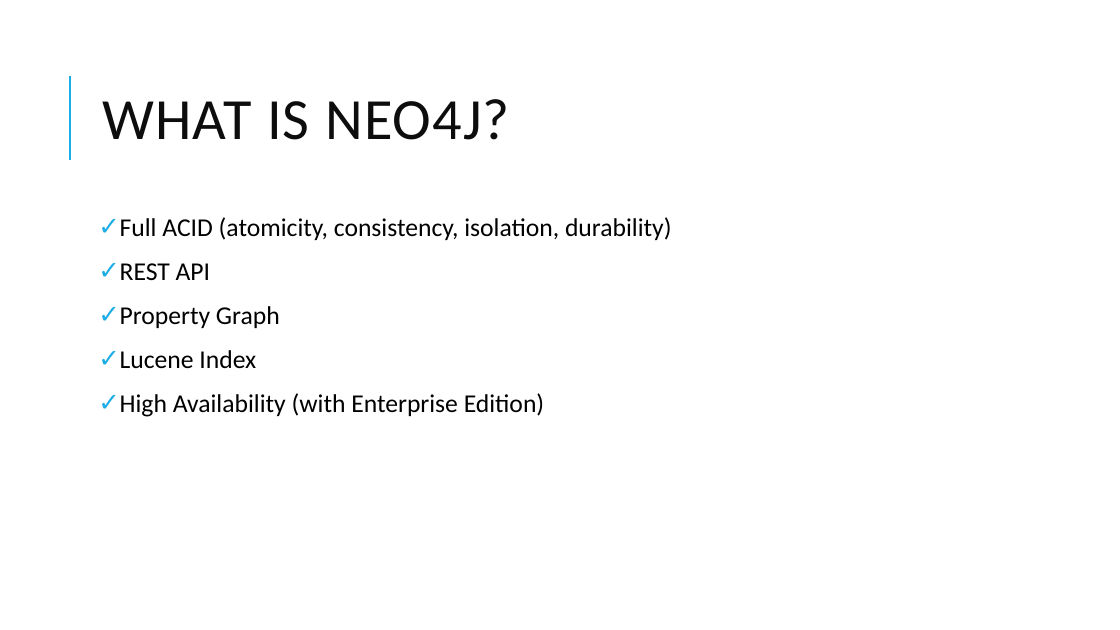
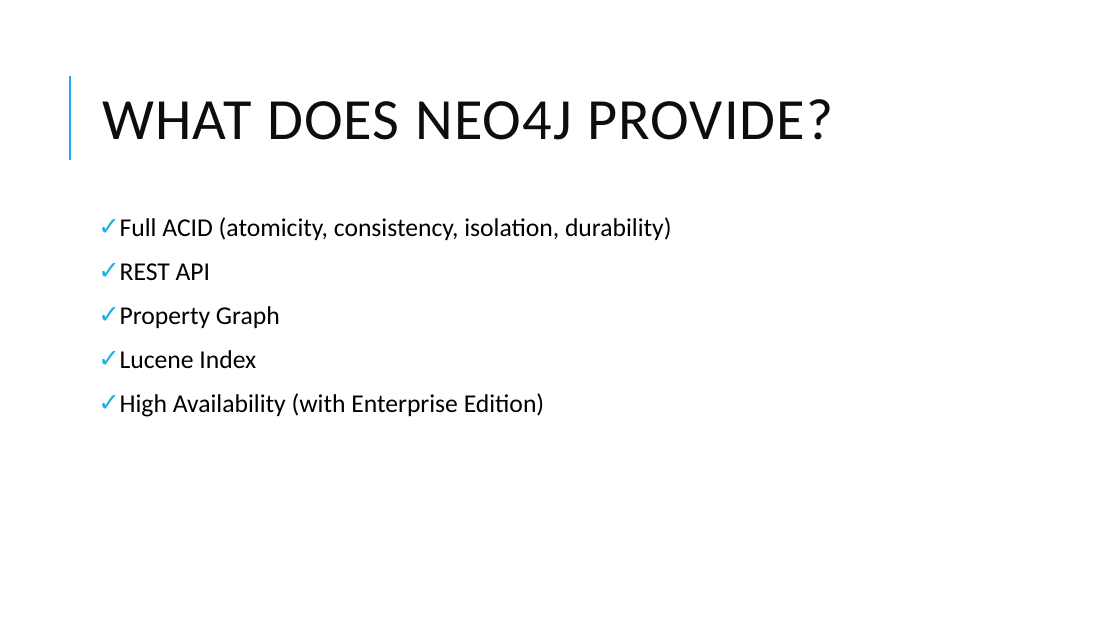
Before and after one commit to jenparker1975/Diabook, a slide deck: slide 22 of presentation/Graph DBs.pptx (slide 16 before the commit). Drawn at 1120x630 pixels with LibreOffice and Linux fonts; fonts in the diff are those of the drawing. Boxes give left, top, right and bottom in pixels: in the first picture for what was removed or moved away, otherwise in the second. Text is boxed around its words. In the diff, an @@ line names an element or a change of style, - is before the commit and + after.

```diff
--- a/presentation/Graph DBs.pptx
+++ b/presentation/Graph DBs.pptx
@@ title at box(102, 99, 833, 140): text changed @@
-WHAT IS NEO4J?
+WHAT DOES NEO4J PROVIDE?
```
Also in this commit, not shown: 17 other slides changed.
